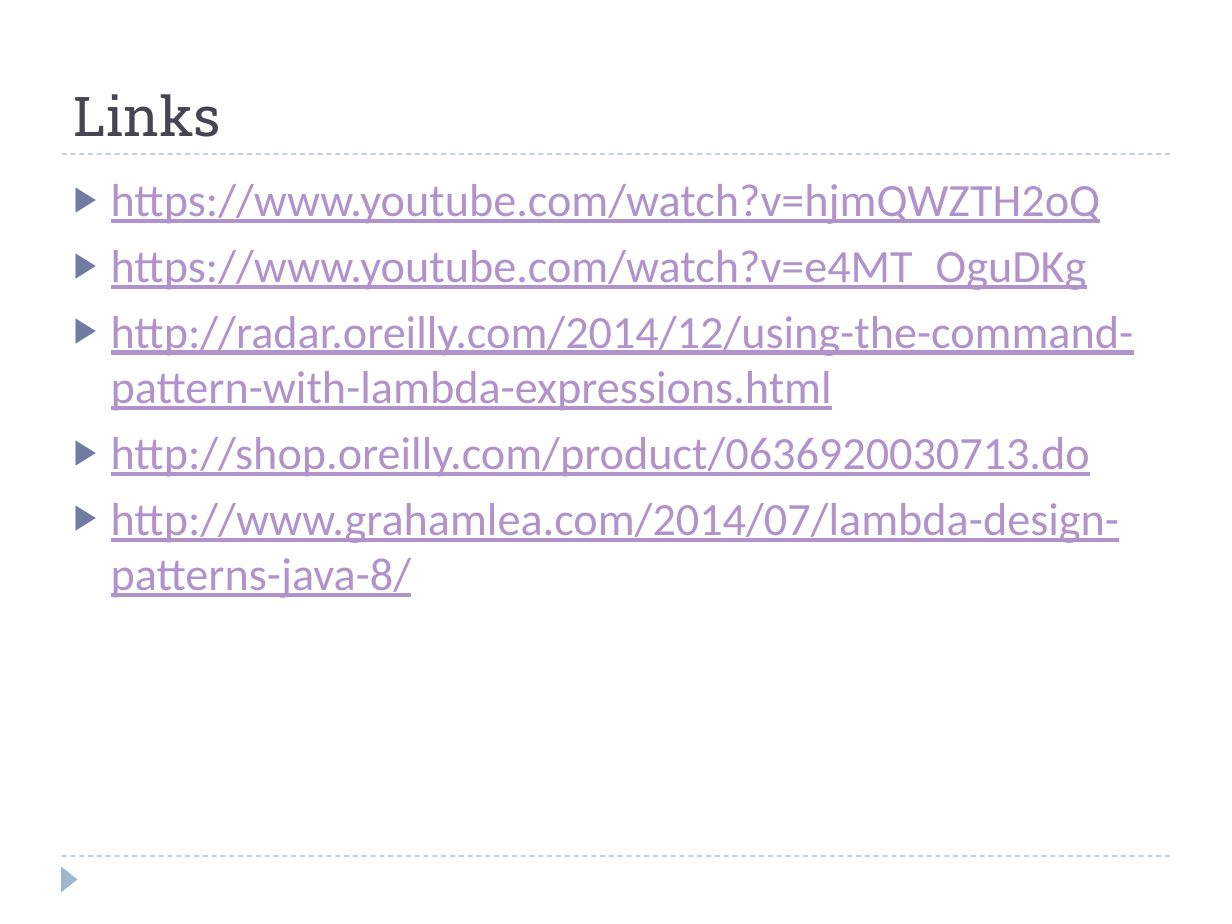
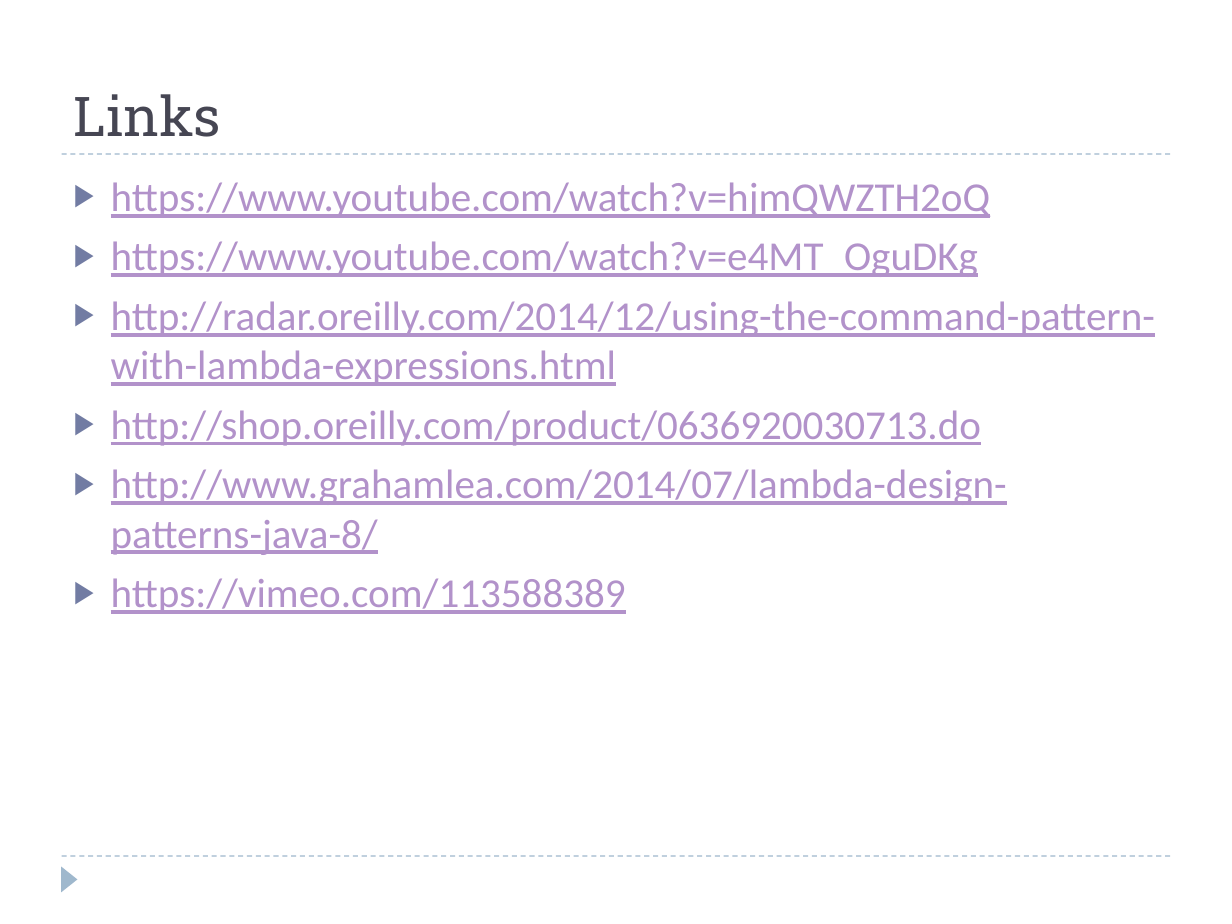
Before and after one commit to zelivit/from-gof-to-lambda, a slide deck: slide 21 of src/main/resources/patterns.pptx (slide 17 before the commit). Drawn at 1232x924 pixels with LibreOffice and Linux fonts; fonts in the diff are those of the drawing. Boxes give left, top, right and bottom in pixels: in the first picture for what was removed or moved away, otherwise in the second. Text is boxed around its words. In the diff, an @@ line names an element or a change of style, - is before the commit and + after.

```diff
--- a/src/main/resources/patterns.pptx
+++ b/src/main/resources/patterns.pptx
@@ text at [111, 182, 1155, 555]: size 27 to 24 pt @@
@@ text at [111, 578, 626, 614]: paragraph added @@
+▶ https://vimeo.com/113588389
```
Also in this commit, not shown: 1 other slide changed, 4 slides added, 2 other files.
